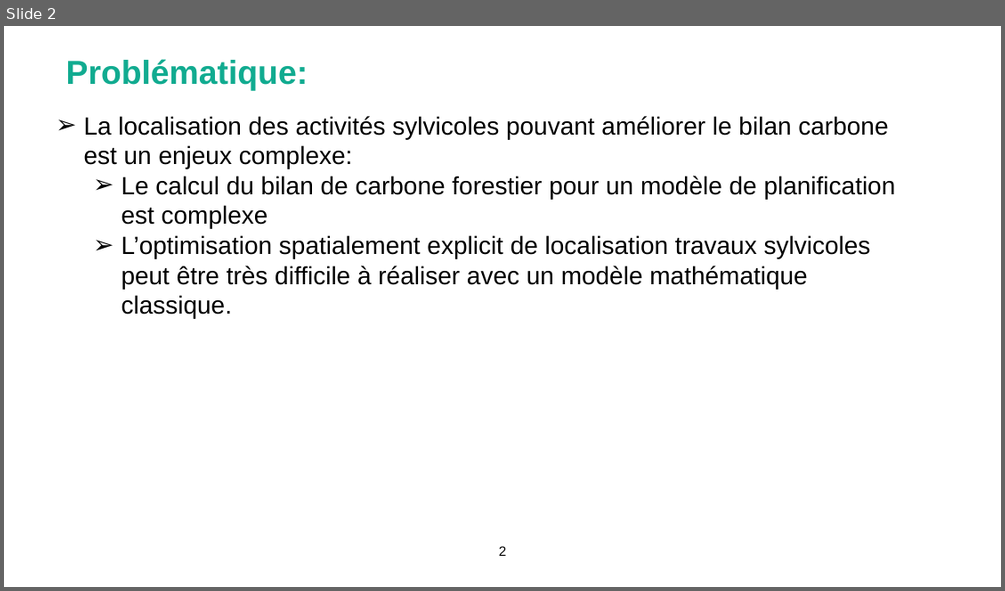
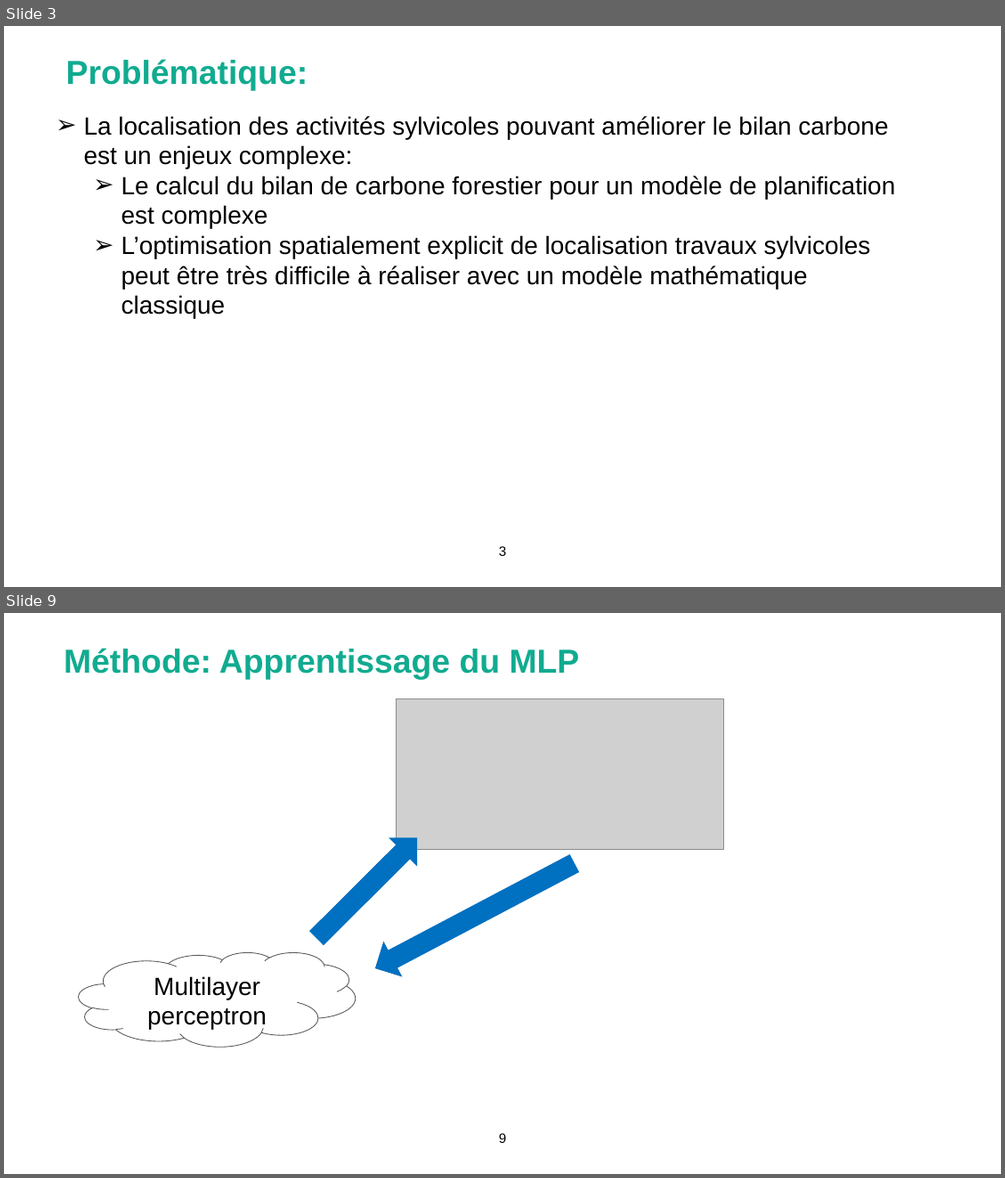
Before and after one commit to Bureau-du-Forestier-en-chef/FMT, a slide deck: Documentation/FORAC_carbone.pptx. Shown one above the other, each under a label of ours: slide 2 before the commit, slides 3 and 9 after it; the slides between them are not shown. The pictures are 1005x591 and 1005x1178 pixels, drawn with LibreOffice and Linux fonts; fonts in the diff are those of the drawing; grey boxes stand for pictures; background and template pictures are left out. Boxes give left, top, right and bottom in pixels: in the first picture for what was removed or moved away, otherwise in the second. Text is boxed around its words. In the diff, an @@ line names an element or a change of style, - is before the commit and + after.

```diff
--- a/Documentation/FORAC_carbone.pptx
+++ b/Documentation/FORAC_carbone.pptx
@@ slide 9 added at (4, 613, 1001, 1174), background picture (left out) @@
@@ title added at (64, 648, 580, 680), 32 pt, text #11AB90, bold @@
+Méthode: Apprentissage du MLP
@@ picture added at (396, 699, 724, 849) @@
@@ down arrow added at (302, 824, 431, 953), fill #0070C0 @@
@@ down arrow added at (366, 845, 584, 986), fill #0070C0 @@
@@ cloud added at (79, 952, 356, 1046), fill #FFFFFF, outline #595959 0.75 pt, 24 pt, text #000000 @@
+Multilayer perceptron
@@ page number added at (499, 1133, 506, 1143), 13 pt, text #000000 @@
+9
@@ what was slide 2 is now slide 3 @@
@@ slide 3 changed as well @@
@@ text at (121, 235, 871, 318): text changed @@
-    ➢ L’optimisation spatialement explicit de localisation travaux sylvicoles peut être très difficile à réaliser avec un modèle mathématique classique.
+    ➢ L’optimisation spatialement explicit de localisation travaux sylvicoles peut être très difficile à réaliser avec un modèle mathématique classique
@@ page number at (499, 546, 506, 556): text changed @@
-2
+3
```
Also in this commit, not shown: 1 other slide changed, 11 other slides added, 1 slide removed, 21 other files.
